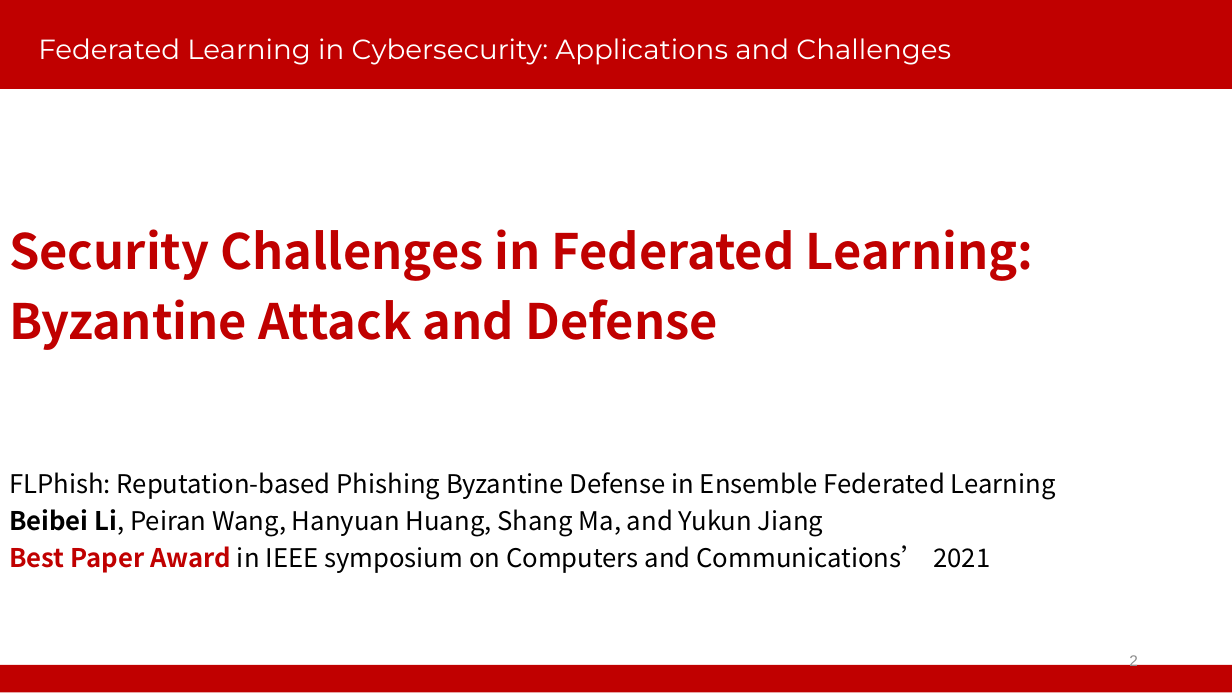
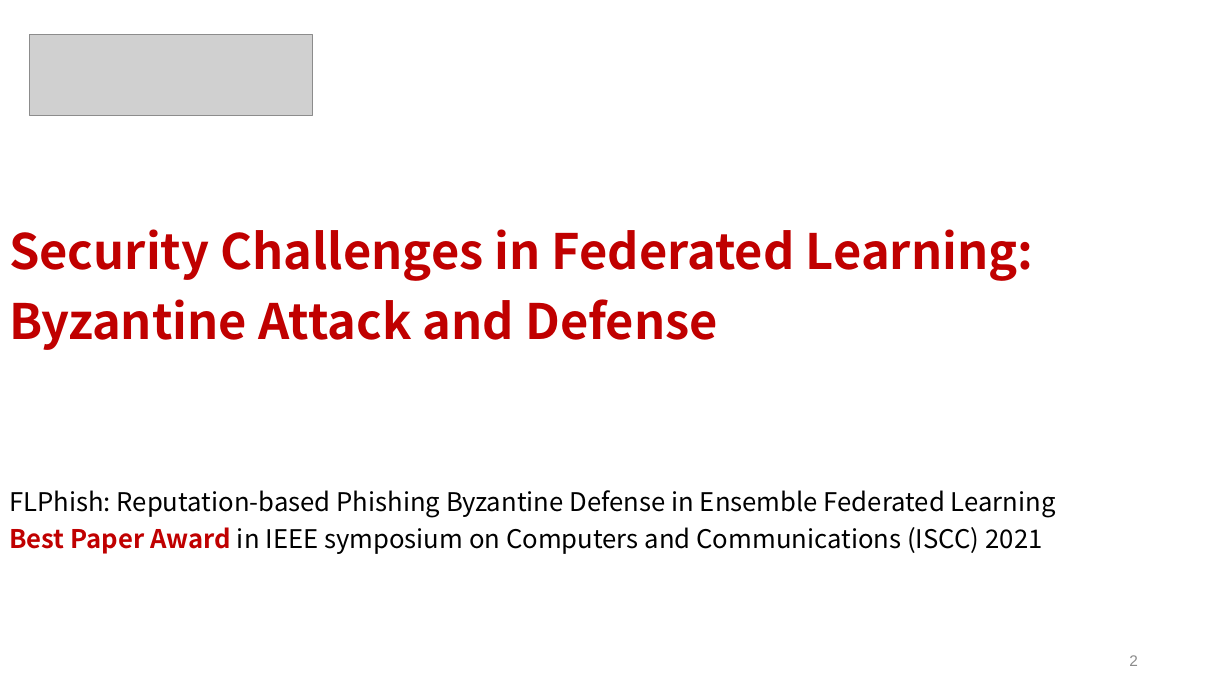
Before and after one commit to WhileBug/FLPhish, a slide deck: slide 2 of PPT/SecFL-Beibei Li.pptx. Drawn at 1232x693 pixels with LibreOffice and Linux fonts; fonts in the diff are those of the drawing; grey boxes stand for pictures; background and template pictures are left out. Boxes give left, top, right and bottom in pixels: in the first picture for what was removed or moved away, otherwise in the second. Text is boxed around its words. In the diff, an @@ line names an element or a change of style, - is before the commit and + after.

```diff
--- a/PPT/SecFL-Beibei Li.pptx
+++ b/PPT/SecFL-Beibei Li.pptx
@@ rectangle removed at [0,0,1232,89] @@
@@ picture added at [30,34,312,116] @@
@@ title removed at [38,38,951,65] @@
-Federated Learning in Cybersecurity: Applications and Challenges
@@ text at [9,527,1043,554]: text changed @@
-Beibei Li, Peiran Wang, Hanyuan Huang, Shang Ma, and Yukun Jiang
-Best Paper Award in IEEE symposium on Computers and Communications’ 2021
+Best Paper Award in IEEE symposium on Computers and Communications (ISCC) 2021
@@ rectangle removed at [0,665,1232,693] @@
```
Also in this commit, not shown: 6 other slides changed, 1 slide added, 2 slides removed, 32 other files.
